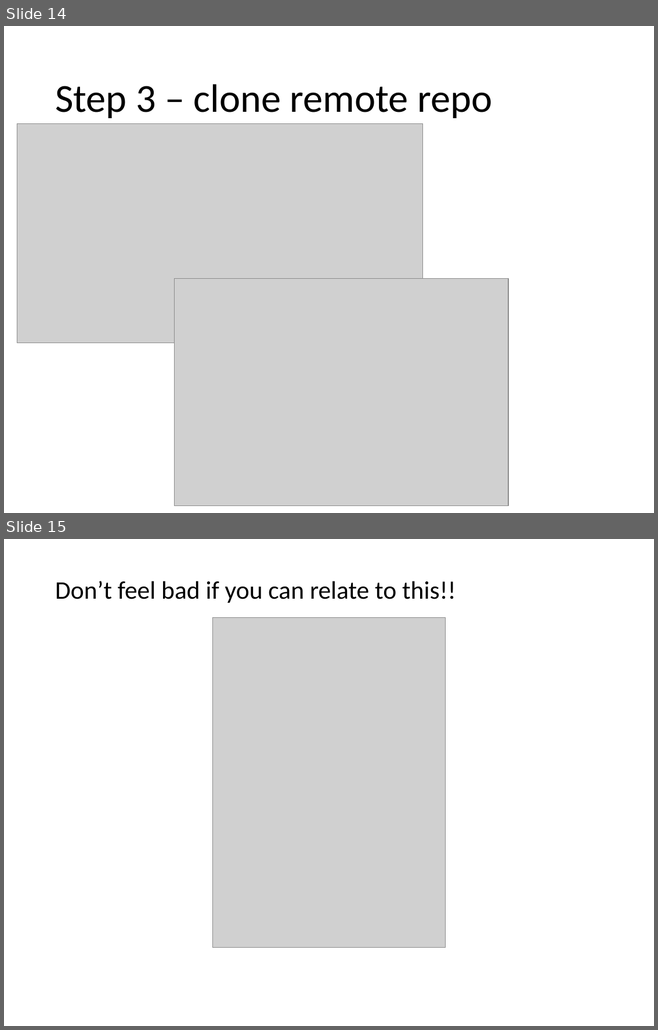
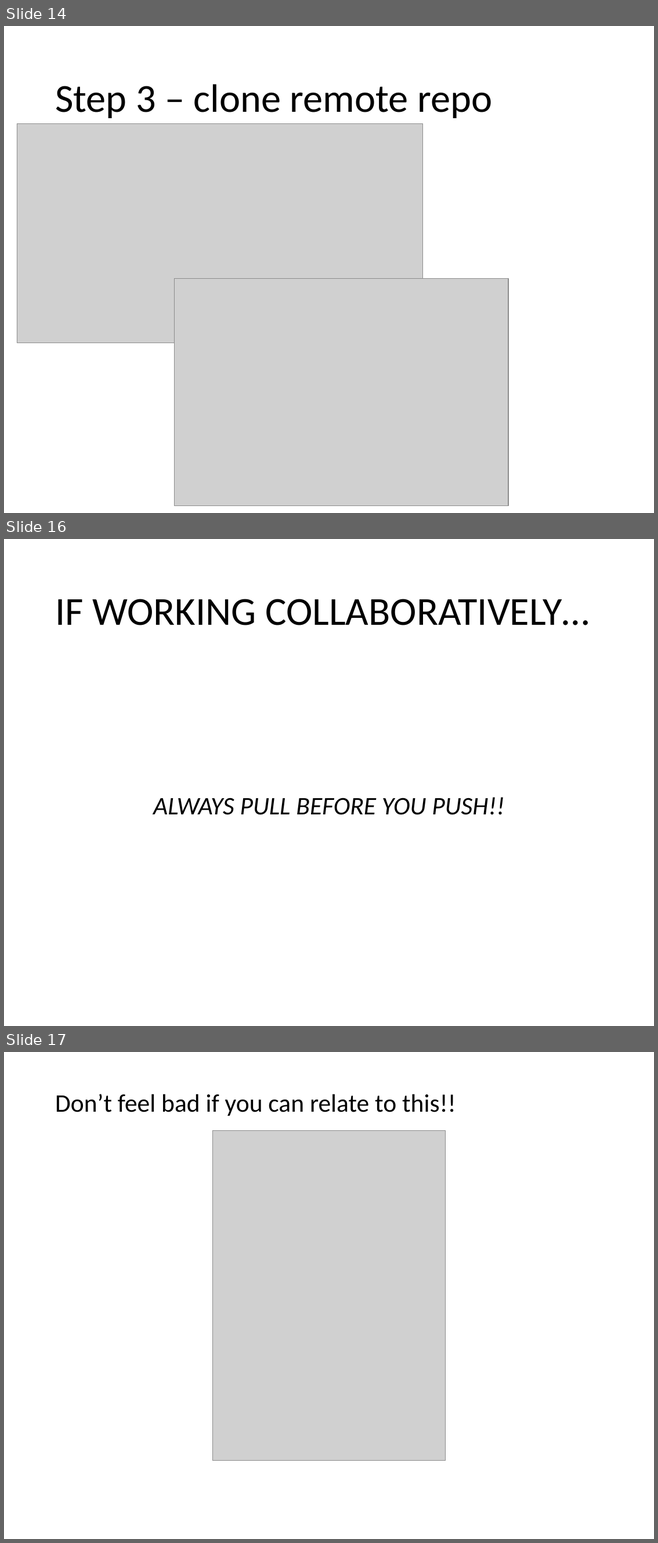
Before and after one commit to WINSTATS-REU/Materials, a slide deck: GitMaterials/3-RemoteRepos.pptx. Shown one above the other, each under a label of ours: slides 14 and 15 before the commit, slides 14, 16 and 17 after it; the slides between them are not shown. The pictures are 658x1030 and 658x1543 pixels, drawn with LibreOffice and Linux fonts; fonts in the diff are those of the drawing; grey boxes stand for pictures. Boxes give left, top, right and bottom in pixels: in the first picture for what was removed or moved away, otherwise in the second. Text is boxed around its words. In the diff, an @@ line names an element or a change of style, - is before the commit and + after.

```diff
--- a/GitMaterials/3-RemoteRepos.pptx
+++ b/GitMaterials/3-RemoteRepos.pptx
@@ slide 16 added at (4,539,654,1026), background #FFFFFF @@
@@ title added at (55,599,589,625), 44 pt, text #000000 @@
+IF WORKING COLLABORATIVELY…
@@ text added at (153,797,505,815), 28 pt, text #000000, italic @@
+ALWAYS PULL BEFORE YOU PUSH!!
@@ what was slide 15 is now slide 17 @@
```
Also in this commit, not shown: 5 slides changed, 2 other slides added, 1 slide removed, 1 other file.
